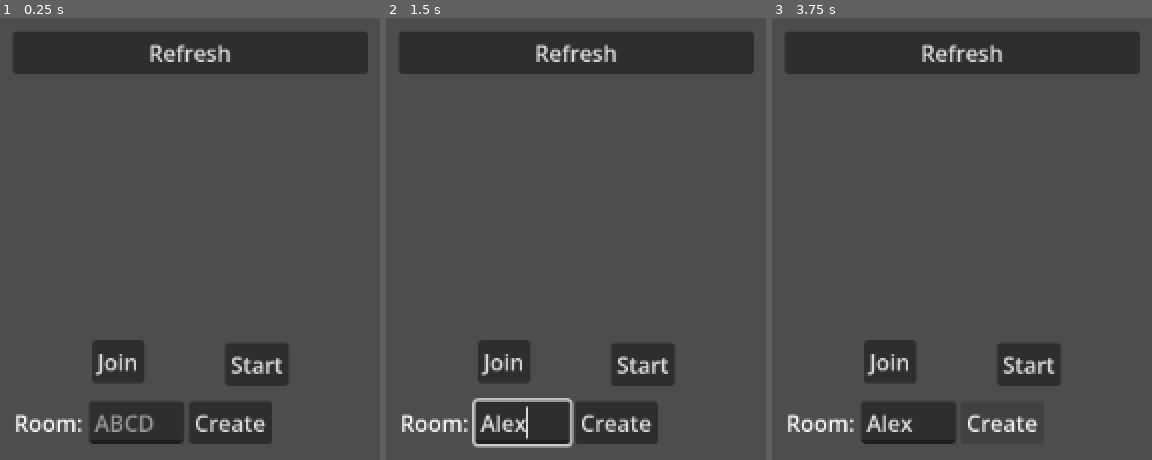
Above: before the commit, frames 1-3 (left to right).
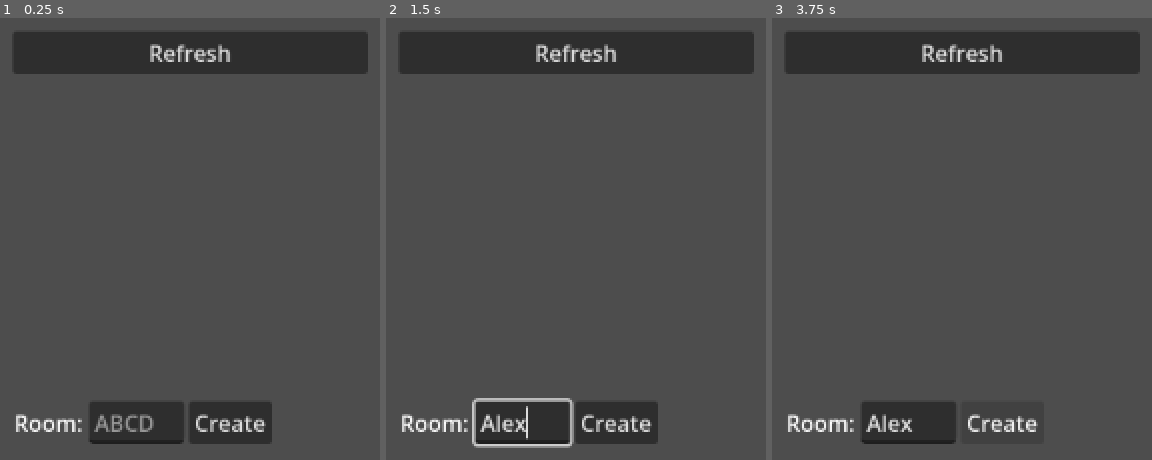
Above: after the commit, the same moments.

Repository: MarkJoaquim/bernies-world
Game: Godot game, scene res://Game/game.tscn
Two runs of this game, one before a commit and one after it. Both use one fixed random seed, a clock stepped at 60 frames per second and the inputs below.
Inputs (mouse positions are in pixels of both pictures, inside the frame that each line leads up to):
- Up to frame 1 (0.25 s): no input
- Up to frame 2 (1.5 s): click (522, 424) at 0.52 s; type "Alex" at 0.6 s; click (503, 362) at 1.25 s, where only the run before the commit has a clickable "Join"
- Up to frame 3 (3.75 s): click (1030, 362) at 2 s, where only the run before the commit has a clickable "Start"; click (1030, 362) at 2.75 s, where only the run before the commit has a clickable "Start"; click "Create" at 3.5 s

The runs differ from the first frame. In frame 1, 2.6% of the frame differs, in the area x 24-76%, y 72-84%; in frame 2, 2.6%; in frame 3, 2.6%.

Commit message:
interpolated movement via synch, minor UI improvements, bernie splash

Diff:
--- a/Multihelper.gd
+++ b/Multihelper.gd
@@ -33,29 +33,6 @@
 	multiplayer.connected_to_server.connect(_on_connected_ok)
 	multiplayer.connection_failed.connect(_on_connected_fail)
 	multiplayer.server_disconnected.connect(_on_server_disconnected)
-
-func join_game(address = ""):
-	if address.is_empty():
-		address = DEFAULT_SERVER_IP
-	multiplayer.multiplayer_peer = null
-	var peer = ENetMultiplayerPeer.new()
-	var error = peer.create_client(address, PORT)
-	if error:
-		print(error)
-		print("there was an error joining, returning false")
-		return false
-	multiplayer.multiplayer_peer = peer
-	return true
-
-func create_game():
-	var peer = ENetMultiplayerPeer.new()
-	var error = peer.create_server(PORT)
-	if error:
-		return error
-	multiplayer.multiplayer_peer = peer
-	player_connected.emit(1)
-	isHost = true
-	game.start_game()
 
 func _on_player_connected(id):
 	connectedPlayers.append(id)
--- a/Player/Dog/dog.tscn
+++ b/Player/Dog/dog.tscn
@@ -9,28 +9,32 @@
 properties/0/path = NodePath(".:rotation")
 properties/0/spawn = true
 properties/0/replication_mode = 1
+properties/1/path = NodePath(".:position")
+properties/1/spawn = true
+properties/1/replication_mode = 1
 
-[node name="Dog" type="CharacterBody3D"]
+[node name="Dog" type="CharacterBody3D" unique_id=668355805]
+physics_interpolation_mode = 1
 script = ExtResource("1_clyjt")
 
-[node name="Camera3D" type="Camera3D" parent="."]
+[node name="Camera3D" type="Camera3D" parent="." unique_id=1623531756]
 unique_name_in_owner = true
 transform = Transform3D(-4.37114e-08, 0, 1, 0, 1, 0, -1, 0, -4.37114e-08, 0, 0.8, 0)
 fov = 80.0
 
-[node name="CollisionShape3D" type="CollisionShape3D" parent="."]
+[node name="CollisionShape3D" type="CollisionShape3D" parent="." unique_id=1995117117]
 transform = Transform3D(-4.37114e-08, -1, 0, 1, -4.37114e-08, 0, 0, 0, 1, 0, 0, 0)
 shape = SubResource("CapsuleShape3D_l8eyo")
 
-[node name="MultiplayerSynchronizer" type="MultiplayerSynchronizer" parent="."]
+[node name="MultiplayerSynchronizer" type="MultiplayerSynchronizer" parent="." unique_id=846478168]
 replication_config = SubResource("SceneReplicationConfig_7msdc")
 
-[node name="CSGCylinder3D" type="CSGCylinder3D" parent="."]
+[node name="CSGCylinder3D" type="CSGCylinder3D" parent="." unique_id=216319283]
 transform = Transform3D(-4.37114e-08, -1, 0, 1, -4.37114e-08, 0, 0, 0, 1, 0, 0, 0)
 
-[node name="CanvasLayer" type="CanvasLayer" parent="."]
+[node name="CanvasLayer" type="CanvasLayer" parent="." unique_id=1193680135]
 layer = 100
 
-[node name="PauseMenu" parent="CanvasLayer" instance=ExtResource("2_pause")]
+[node name="PauseMenu" parent="CanvasLayer" unique_id=1573255990 instance=ExtResource("2_pause")]
 grow_horizontal = 2
 grow_vertical = 2
--- a/Player/Person/person.gd
+++ b/Player/Person/person.gd
@@ -53,11 +53,11 @@
 	}
 	sendInputstwo.rpc_id(1, inputData)
 	sendPos.rpc(position)
-	sendHandPos.rpc(%Hand.position)
+	#sendHandPos.rpc(%Hand.position)
 
 func get_hand():
 	return %Hand
 
 @rpc("any_peer", "call_remote", "unreliable_ordered")
 func sendHandPos(pos):
-	%Hand.position = pos
+	pass #%Hand.position = pos
--- a/Player/Person/person.tscn
+++ b/Player/Person/person.tscn
@@ -1,23 +1,38 @@
-[gd_scene load_steps=3 format=3 uid="uid://d0co5hijvcfiw"]
+[gd_scene format=3 uid="uid://d0co5hijvcfiw"]
 
-[ext_resource type="Script" path="res://Player/Person/person.gd" id="1_clyjt"]
+[ext_resource type="Script" uid="uid://6fa5d5y4d6lh" path="res://Player/Person/person.gd" id="1_clyjt"]
 
 [sub_resource type="CapsuleShape3D" id="CapsuleShape3D_1pamp"]
 
-[node name="Person" type="CharacterBody3D"]
+[sub_resource type="SceneReplicationConfig" id="SceneReplicationConfig_ojlhb"]
+properties/0/path = NodePath(".:rotation")
+properties/0/spawn = true
+properties/0/replication_mode = 1
+properties/1/path = NodePath(".:position")
+properties/1/spawn = true
+properties/1/replication_mode = 1
+properties/2/path = NodePath("Hand:position")
+properties/2/spawn = true
+properties/2/replication_mode = 1
+
+[node name="Person" type="CharacterBody3D" unique_id=1052528445]
+physics_interpolation_mode = 1
 script = ExtResource("1_clyjt")
 
-[node name="Camera3D" type="Camera3D" parent="."]
+[node name="Camera3D" type="Camera3D" parent="." unique_id=448429109]
 unique_name_in_owner = true
 transform = Transform3D(1, 0, 0, 0, 0.819152, 0.573576, 0, -0.573576, 0.819152, 0, 3, 4)
 fov = 80.0
 
-[node name="CollisionShape3D" type="CollisionShape3D" parent="."]
+[node name="CollisionShape3D" type="CollisionShape3D" parent="." unique_id=289874165]
 shape = SubResource("CapsuleShape3D_1pamp")
 
-[node name="CSGCylinder3D" type="CSGCylinder3D" parent="."]
+[node name="CSGCylinder3D" type="CSGCylinder3D" parent="." unique_id=425576886]
 
-[node name="Hand" type="CSGSphere3D" parent="."]
+[node name="Hand" type="CSGSphere3D" parent="." unique_id=1232550953]
 unique_name_in_owner = true
 transform = Transform3D(1, 0, 0, 0, 1, 0, 0, 0, 1, 0.75, 0, 0)
 radius = 0.15
+
+[node name="MultiplayerSynchronizer" type="MultiplayerSynchronizer" parent="." unique_id=279832456]
+replication_config = SubResource("SceneReplicationConfig_ojlhb")
--- a/Player/player.gd
+++ b/Player/player.gd
@@ -1,6 +1,9 @@
 class_name Player extends CharacterBody3D
 
 @export var player_name: String
+
+func _enter_tree() -> void:
+	set_multiplayer_authority(name.to_int())
 
 # Called when the node enters the scene tree for the first time.
 func _ready() -> void:
@@ -25,11 +28,11 @@
 
 @rpc("any_peer", "call_local", "unreliable_ordered")
 func moveServer(_vel, angle):
-	rotation = angle
+	pass #rotation = angle
 
 @rpc("any_peer", "call_remote", "unreliable_ordered")
 func sendPos(pos):
-	position = pos
+	pass #position = pos
 
 @rpc("any_peer", "call_local", "unreliable_ordered")
 func sendForce(f):
--- a/UI/MainMenu/main_menu.gd
+++ b/UI/MainMenu/main_menu.gd
@@ -9,14 +9,6 @@
 	MultiplayerClient.connected.connect(_on_ws_connected)
 	MultiplayerClient.lobby_joined.connect(_join_lobby)
 	MultiplayerClient.start("wss://markeep.ddns.net")
-
-func _on_start_button_pressed():
-	Multihelper.player_connected.connect(_on_connected, CONNECT_ONE_SHOT)
-	Multihelper.create_game()
-
-func _on_join_button_pressed() -> void:
-	Multihelper.player_connected.connect(_on_connected, CONNECT_ONE_SHOT)
-	Multihelper.join_game()
 
 func _on_connected(_peer_id: int) -> void:
 	add_sibling(characterSelectScene.instantiate())
--- a/UI/MainMenu/main_menu.tscn
+++ b/UI/MainMenu/main_menu.tscn
@@ -6,23 +6,6 @@
 layout_mode = 3
 anchors_preset = 0
 script = ExtResource("1_v2o55")
-
-[node name="StartButton" type="Button" parent="." unique_id=1578196308]
-layout_mode = 0
-offset_left = 243.0
-offset_top = 236.0
-offset_right = 289.0
-offset_bottom = 267.0
-text = "Start"
-
-[node name="JoinButton" type="Button" parent="." unique_id=1663504691]
-layout_mode = 0
-offset_left = 147.0
-offset_top = 234.0
-offset_right = 185.0
-offset_bottom = 265.0
-text = "Join
-"
 
 [node name="VBoxContainer" type="VBoxContainer" parent="." unique_id=131737341]
 layout_mode = 0
@@ -58,7 +41,5 @@
 offset_bottom = 42.0
 text = "Refresh"
 
-[connection signal="pressed" from="StartButton" to="." method="_on_start_button_pressed"]
-[connection signal="pressed" from="JoinButton" to="." method="_on_join_button_pressed"]
 [connection signal="pressed" from="VBoxContainer/CreateRoom/CreateLobbyButton" to="." method="_on_create_lobby_button_pressed"]
 [connection signal="pressed" from="RefreshLobbyList" to="." method="_on_refresh_lobby_list_pressed"]
--- a/project.godot
+++ b/project.godot
@@ -17,6 +17,8 @@
 config/name="Bernie's World"
 run/main_scene="res://Game/game.tscn"
 config/features=PackedStringArray("4.6", "GL Compatibility")
+boot_splash/bg_color=Color(0, 0, 0, 1)
+boot_splash/image="uid://fra7lvvs2kkj"
 config/icon="res://icon.svg"
 
 [autoload]
Not shown: 1 places in Player/Dog/dog.tscn that only renumber resources
Binary file added: assets/bernie_logo.png
Not shown, added: assets/bernie_logo.png.import
Not shown, changed: builds/web/index.html
Not shown, changed: builds/web/index.pck
Not shown, changed: builds/web/index.png
